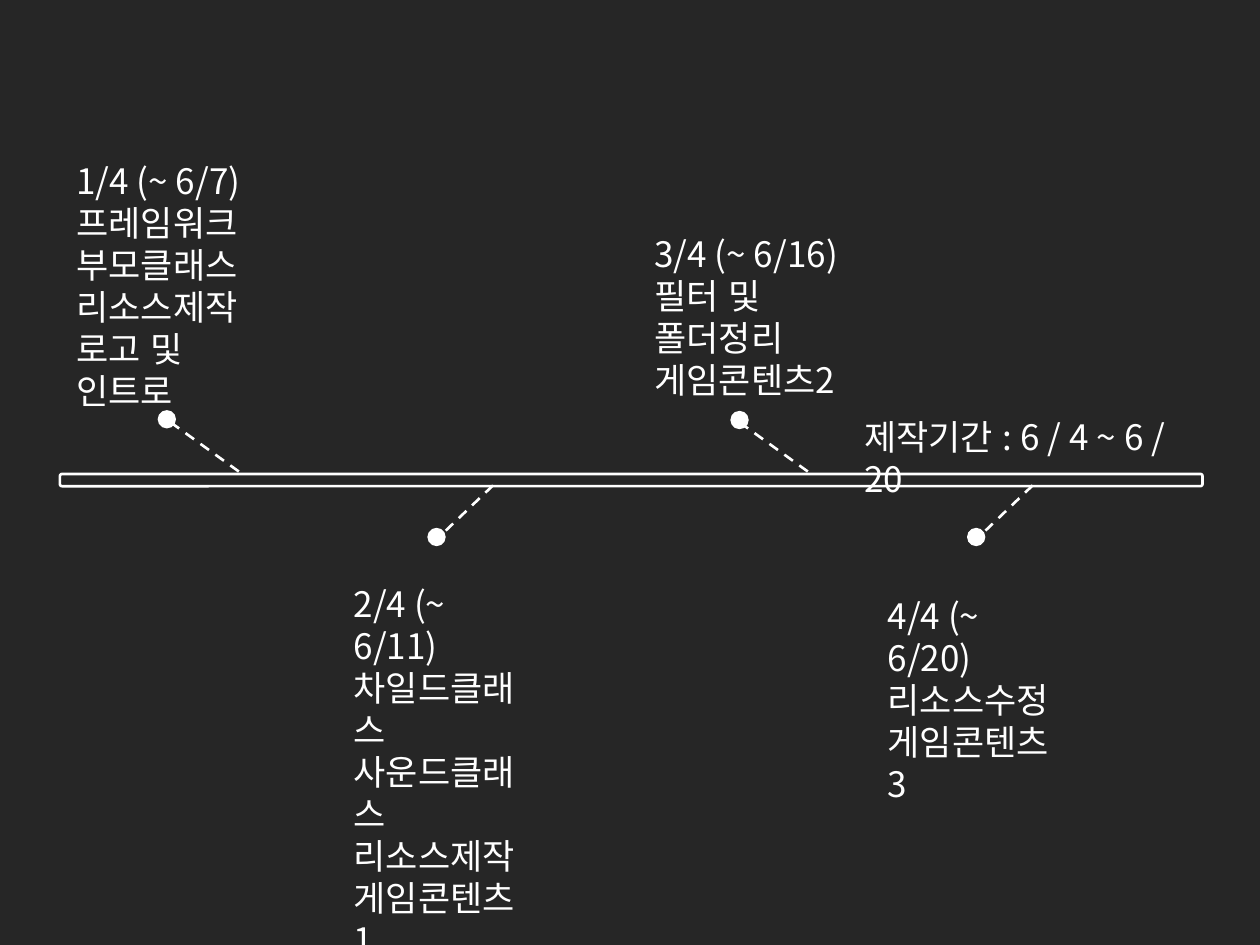
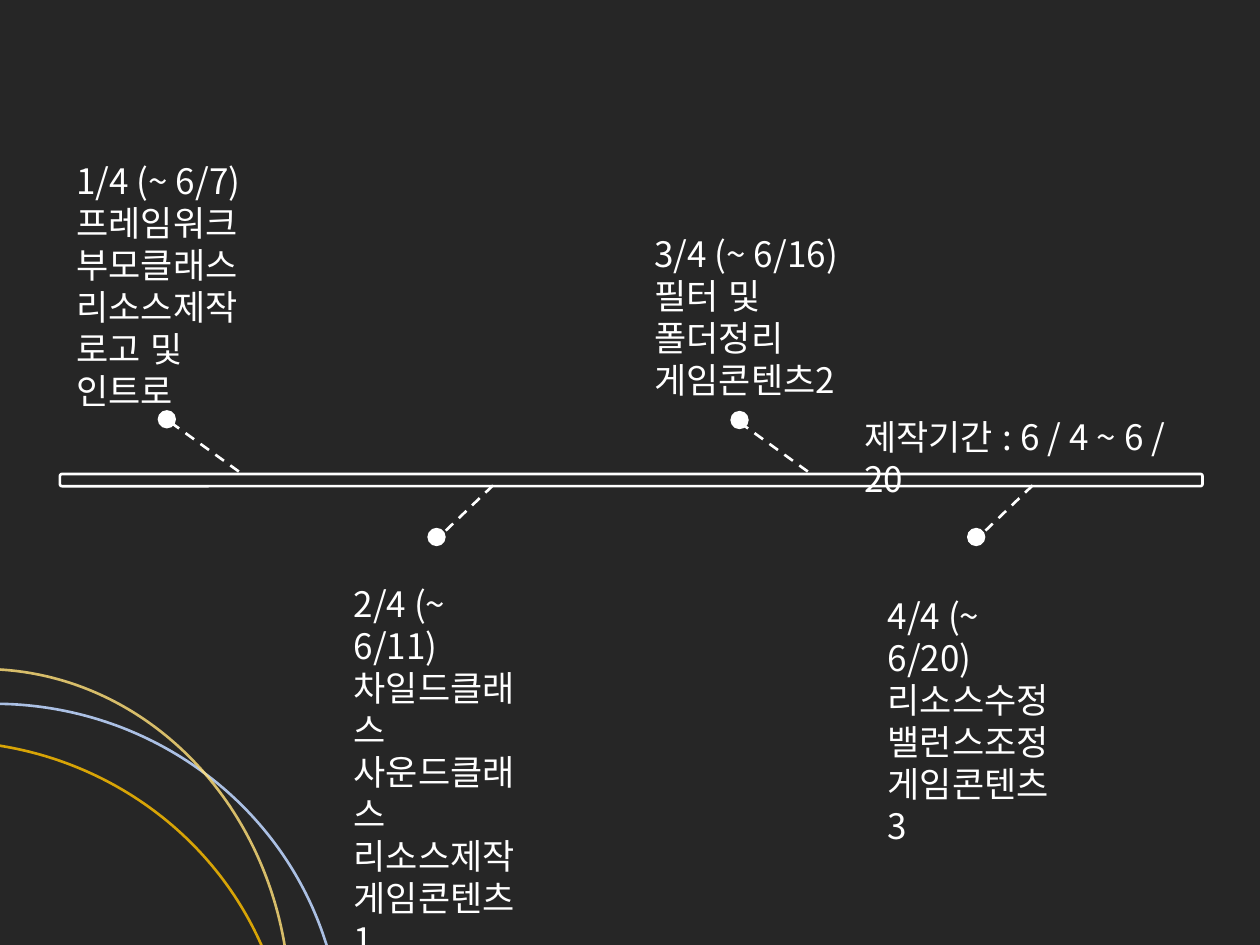
Before and after one commit to cmTEJAVA/Satellite, a slide deck: slide 10 of 발표자료/API 텀프로젝트 발표자료.pptx (slide 7 before the commit). Drawn at 1260x945 pixels with LibreOffice and Linux fonts; fonts in the diff are those of the drawing. Boxes give left, top, right and bottom in pixels: in the first picture for what was removed or moved away, otherwise in the second. Text is boxed around its words. In the diff, an @@ line names an element or a change of style, - is before the commit and + after.

```diff
--- a/발표자료/API 텀프로젝트 발표자료.pptx
+++ b/발표자료/API 텀프로젝트 발표자료.pptx
@@ ellipse added at box(0, 669, 290, 945), outline #FF5B5B 1.5 pt @@
@@ ellipse added at box(0, 704, 341, 945), outline #ABC0E4 1.5 pt @@
@@ ellipse added at box(0, 741, 290, 945), outline #FF0000 1.5 pt @@
@@ text at box(888, 726, 1049, 758): paragraph added @@
+밸런스조정
```
Also in this commit, not shown: 4 other slides changed, 2 slides removed, 2 other files.
